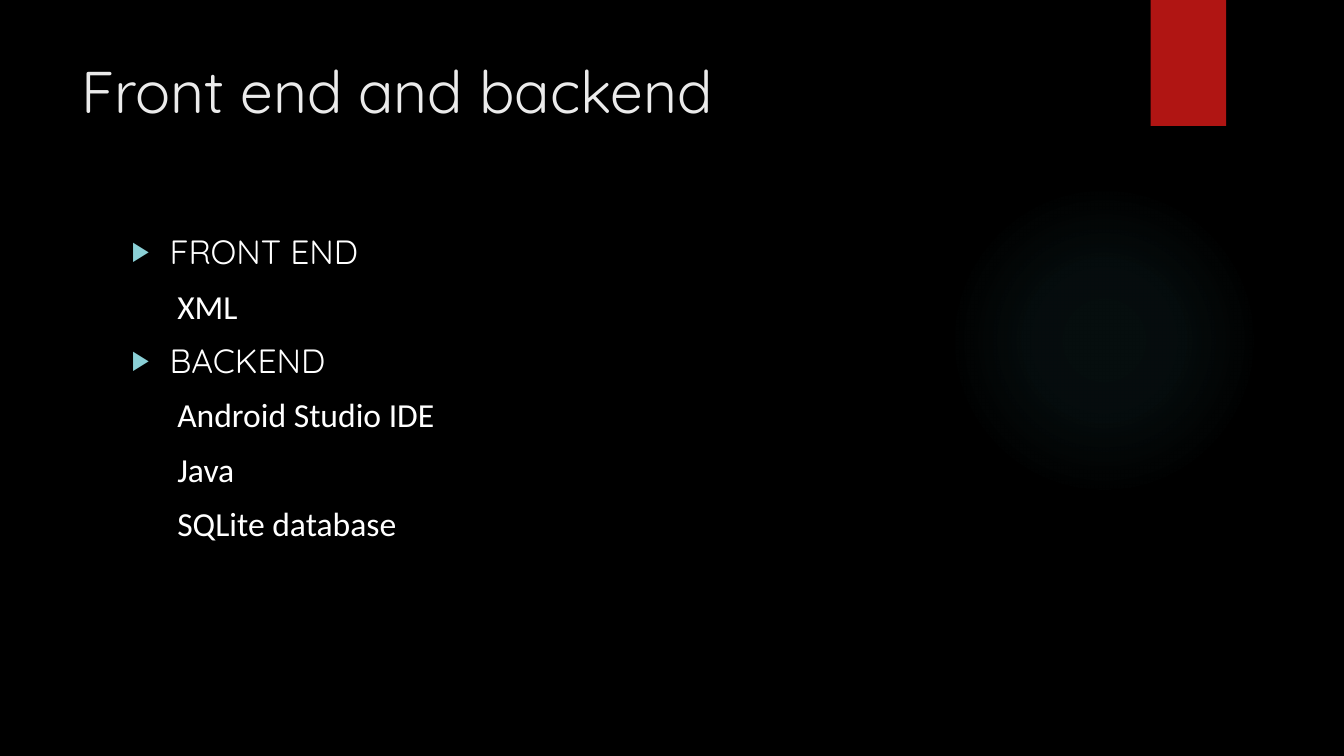
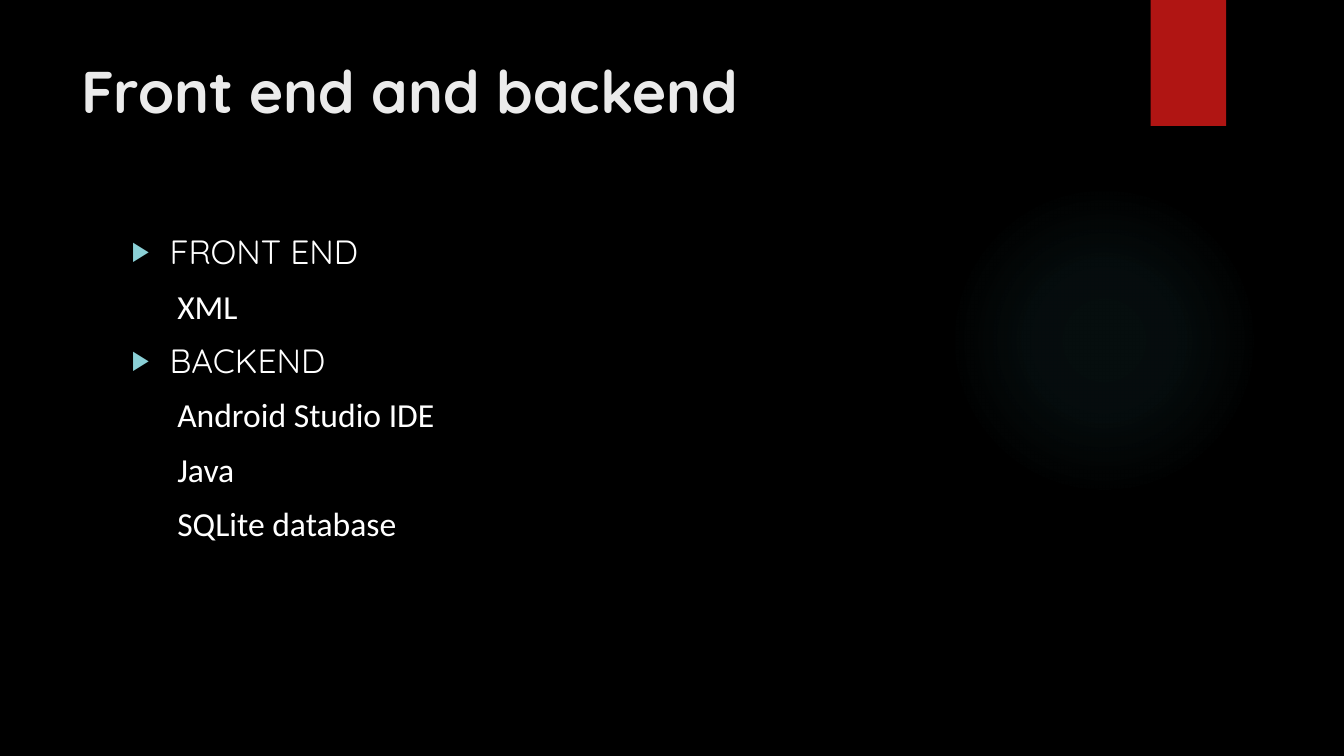
Before and after one commit to Harsha-1-pillai/MAIN_PROJECT, a slide deck: slide 9 of review.pptx. Drawn at 1344x756 pixels with LibreOffice and Linux fonts; fonts in the diff are those of the drawing; background and template pictures are left out. Boxes give left, top, right and bottom in pixels: in the first picture for what was removed or moved away, otherwise in the second. Text is boxed around its words. In the diff, an @@ line names an element or a change of style, - is before the commit and + after.

```diff
--- a/review.pptx
+++ b/review.pptx
@@ title "Front end and backend" at (81, 69, 739, 114): bold on @@
```
Also in this commit, not shown: 8 other slides changed, 8 slides added.
